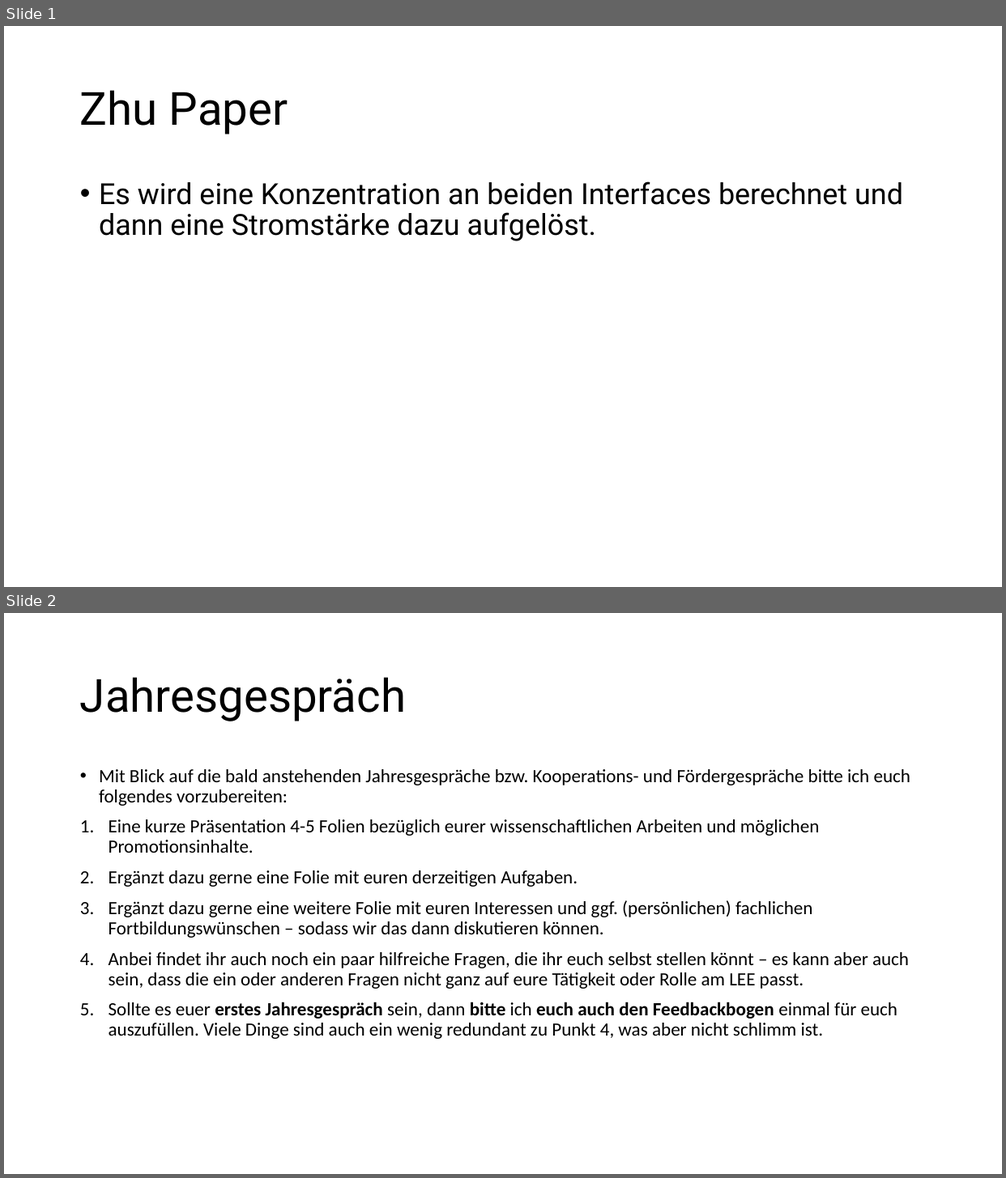
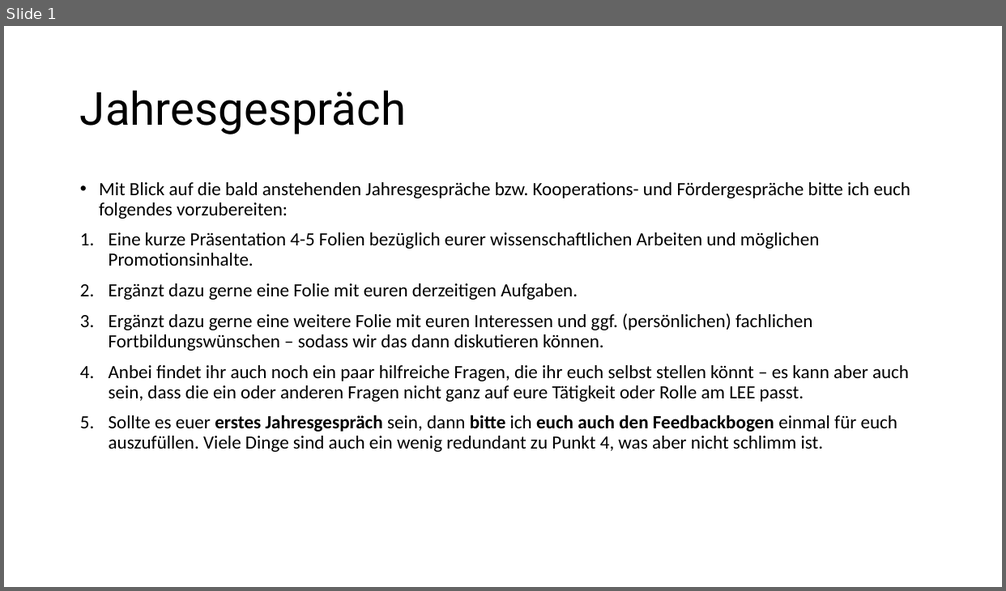
Before and after one commit to fatih4728/rSOC, a slide deck: Sketches.pptx. Shown one above the other, each under a label of ours: slides 1 and 2 before the commit, slide 1 after it. The pictures are 1006x1178 and 1006x591 pixels, drawn with LibreOffice and Linux fonts; fonts in the diff are those of the drawing. Boxes give left, top, right and bottom in pixels: in the first picture for what was removed or moved away, otherwise in the second. Text is boxed around its words. In the diff, an @@ line names an element or a change of style, - is before the commit and + after.

```diff
--- a/Sketches.pptx
+++ b/Sketches.pptx
@@ slide 1 removed at (x1=4, y1=26, x2=1002, y2=587), background #FFFFFF @@
@@ title removed at (x1=80, y1=90, x2=288, y2=135) @@
-Zhu Paper
@@ text removed at (x1=99, y1=182, x2=903, y2=241) @@
-• Es wird eine Konzentration an beiden Interfaces berechnet und dann eine Stromstärke dazu aufgelöst.
@@ what was slide 2 is now slide 1 @@
```
Also in this commit, not shown: 5 slides changed, 1 other file.
